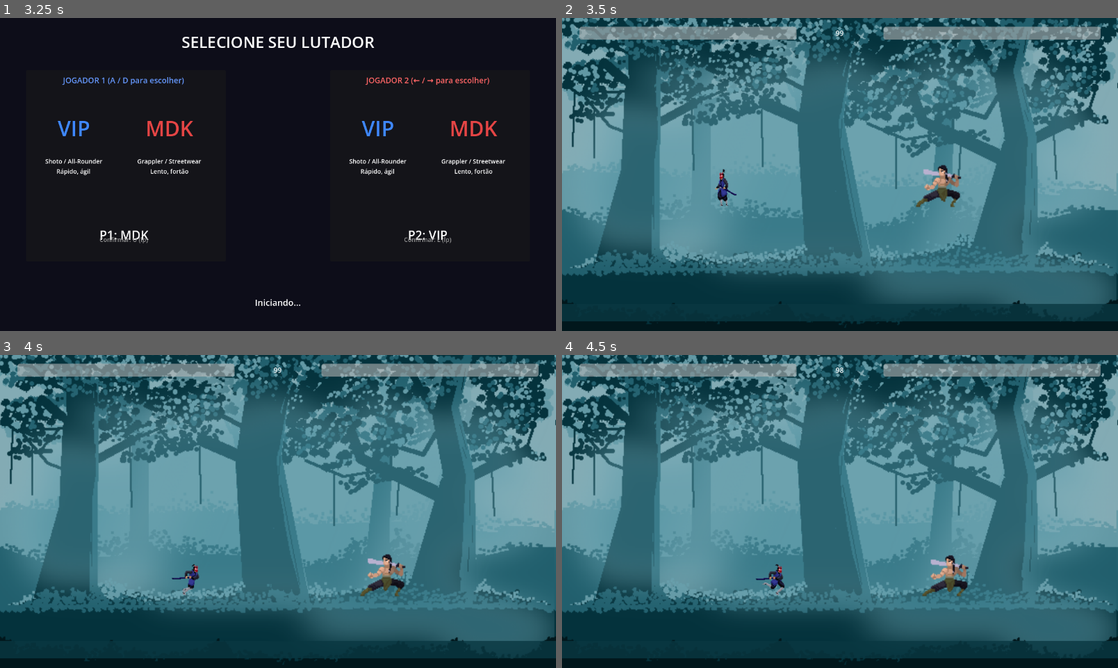
Above: before the commit, frames 1-4 (two rows, left to right).
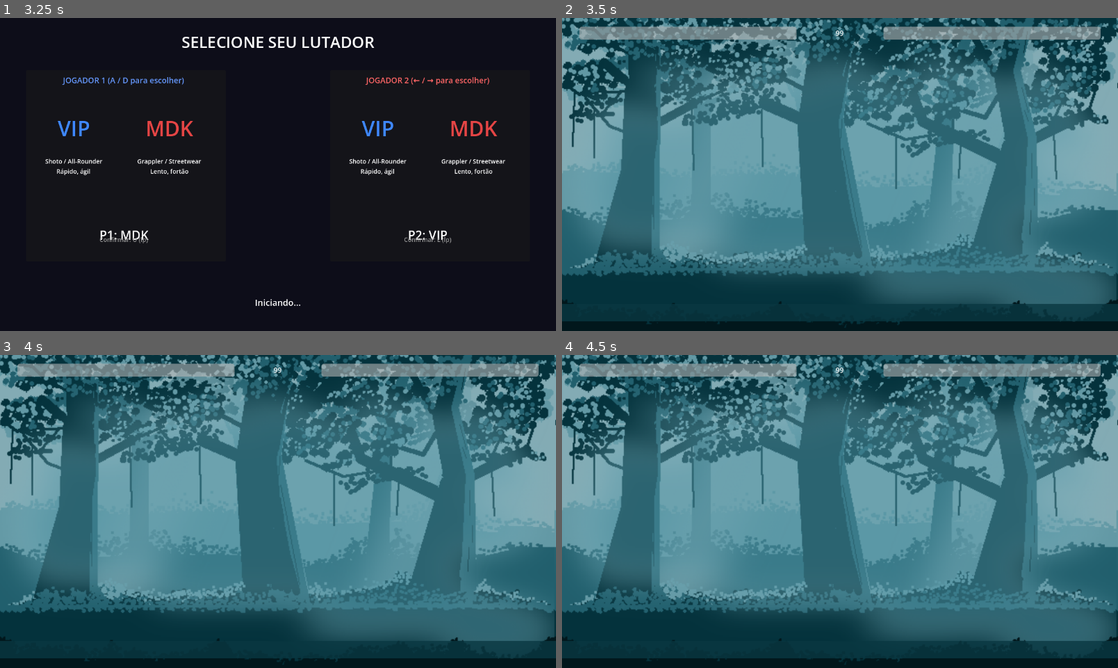
Above: after the commit, the same moments.

Repository: ARTvl32/Jogo-da-Firma
Game: Godot game, scene res://scenes/menus/MenuPrincipal.tscn
Same seed, same stepped clock (60 frames per second), same inputs: the game is played once before the commit and once after it.
Inputs:
- Up to frame 1 (3.25 s): click "VERSUS" at 0.5 s; tap Enter at 1.25, 2.75 s; hold U (p1_lp) 1.28-2.03 s; hold D (p1_right) 1.28-2.78 s; tap Space at 2 s; tap Left (p2_left) at 2.1 s; hold A (p1_left) from 2.78 s (still down); hold L (p2_lp) from 2.78 s (still down)
- Up to frame 2 (3.5 s): keep holding A (p1_left); keep holding L (p2_lp)
- Up to frame 3 (4 s): release A (p1_left) at 3.53 s; release L (p2_lp) at 3.53 s; hold D (p1_right) from 3.53 s (still down); tap Right (p2_right) at 3.6 s
- Up to frame 4 (4.5 s): keep holding D (p1_right); hold U (p1_lp) from 4.28 s (still down)

Frame 1 is identical in both runs. In frame 2, 0.7% of the frame differs, in the area x 27-72%, y 46-61%; in frame 3, 0.7%; in frame 4, 0.7%, in the area x 34-74%, y 4-78%.
Error after the commit: Parse Error: Class "GeradorSom" hides an autoload singleton. (res://scripts/sistemas/GeradorSom.gd:1)

Commit message:
feat(audio): sons procedurais via AudioStreamWAV (GeradorSom autoload)
GeradorSom sintetiza 7 sons na inicializacao sem assets externos:
hit_leve, hit_pesado, block, pulo, aterrissagem, morte, menu.
Tecnicas: ruido com envelope exponencial, soma de harmonicos,
seno com frequencia variavel. Seeds determinisicas (reprodutiveis).

FighterBase conecta os sons nos eventos de combate:
- acertar (leve/pesado por dano), bloquear, pular, aterrissar, morrer.

Diff:
--- a/project.godot
+++ b/project.godot
@@ -23,6 +23,7 @@
 [autoload]
 
 GameManager="*res://scripts/sistemas/GameManager.gd"
+GeradorSom="*res://scripts/sistemas/GeradorSom.gd"
 
 [display]
 
--- a/scripts/fighters/FighterBase.gd
+++ b/scripts/fighters/FighterBase.gd
@@ -103,6 +103,7 @@
 	if _input_just_pressed("up") and is_on_floor():
 		velocity.y = forca_pulo
 		combate.mudar_estado(ComponenteCombate.Estado.JUMP)
+		GeradorSom.tocar("pulo", -5.0)
 		return
 
 	if not is_on_floor():
@@ -147,6 +148,7 @@
 	else:
 		if e == ComponenteCombate.Estado.FALL or e == ComponenteCombate.Estado.JUMP:
 			combate.mudar_estado(ComponenteCombate.Estado.IDLE)
+			GeradorSom.tocar("aterrissagem", -6.0)
 
 func _atualizar_facing() -> void:
 	if not combate.pode_se_mover():
@@ -212,6 +214,7 @@
 		knockback.x = -knockback.x
 	alvo.receber_hit(self, dano, hitstun, blockstun, knockback)
 	combate.acertou.emit(alvo)
+	GeradorSom.tocar("hit_pesado" if dano >= 100 else "hit_leve")
 
 func receber_hit(atacante: FighterBase, dano: int, hitstun: int, blockstun: int, knockback: Vector2) -> void:
 	if combate.estado_atual == ComponenteCombate.Estado.DEATH:
@@ -220,6 +223,7 @@
 		blockstun_frames = blockstun
 		velocity.x = knockback.x * 0.3
 		_aplicar_hitstop(6)
+		GeradorSom.tocar("block")
 		return
 	vida.aplicar_dano(dano)
 	hitstun_frames = hitstun
@@ -237,6 +241,7 @@
 func _on_morreu() -> void:
 	combate.mudar_estado(ComponenteCombate.Estado.DEATH)
 	hitbox.desativar()
+	GeradorSom.tocar("morte", 3.0)
 
 func definir_oponente(outro: FighterBase) -> void:
 	conhece_oponente = outro
--- /dev/null
+++ b/scripts/sistemas/GeradorSom.gd
@@ -0,0 +1,119 @@
+class_name GeradorSom
+extends Node
+
+# === GeradorSom ===
+# Autoload — sintetiza sons de jogo de forma procedural (AudioStreamWAV).
+# Sem assets externos. Seeds determinísticas para reprodutibilidade.
+
+const TAXA_AMOSTRA: int = 44100
+
+var _streams: Dictionary = {}
+var _players: Array[AudioStreamPlayer] = []
+const NUM_PLAYERS: int = 8
+var _idx: int = 0
+
+func _ready() -> void:
+	for i in NUM_PLAYERS:
+		var p := AudioStreamPlayer.new()
+		add_child(p)
+		_players.append(p)
+	_gerar_todos()
+
+func _gerar_todos() -> void:
+	# Impactos: (duracao, freq_inicio, freq_fim, decaimento, mix_ruido)
+	_streams["hit_leve"]     = _gerar_impacto(0.08, 950.0, 320.0, 30.0, 0.72)
+	_streams["hit_pesado"]   = _gerar_impacto(0.18, 360.0,  75.0, 13.0, 0.82)
+	_streams["block"]        = _gerar_metalico(0.10)
+	_streams["pulo"]         = _gerar_whoosh(0.18, 100.0, 400.0)
+	_streams["aterrissagem"] = _gerar_impacto(0.07, 100.0,  35.0, 38.0, 0.58)
+	_streams["morte"]        = _gerar_impacto(0.45, 220.0,  50.0,  8.5, 0.88)
+	_streams["menu"]         = _gerar_bip(0.06, 880.0)
+
+func tocar(nome: String, volume_db: float = 0.0) -> void:
+	if not _streams.has(nome):
+		return
+	var p: AudioStreamPlayer = _players[_idx % NUM_PLAYERS]
+	_idx += 1
+	p.stream = _streams[nome]
+	p.volume_db = volume_db
+	p.play()
+
+# --- Síntese ---
+
+# Impacto genérico: ruído + seno com frequência caindo e envelope exponencial
+func _gerar_impacto(dur: float, f0: float, f1: float, decai: float, mix_r: float) -> AudioStreamWAV:
+	var n: int = int(TAXA_AMOSTRA * dur)
+	var data := PackedByteArray()
+	data.resize(n * 2)
+	var rng := RandomNumberGenerator.new()
+	rng.seed = int(f0 * 7.0 + f1 * 3.0 + decai)
+	for i in n:
+		var t: float = float(i) / TAXA_AMOSTRA
+		var env: float = exp(-decai * t)
+		var freq: float = lerp(f0, f1, float(i) / float(n))
+		var ruido: float = rng.randf_range(-1.0, 1.0)
+		var tom: float = sin(TAU * freq * t)
+		_write(data, i, (ruido * mix_r + tom * (1.0 - mix_r)) * env)
+	return _stream(data)
+
+# Block metálico: soma de harmônicos com ruído, decay rápido
+func _gerar_metalico(dur: float) -> AudioStreamWAV:
+	var n: int = int(TAXA_AMOSTRA * dur)
+	var data := PackedByteArray()
+	data.resize(n * 2)
+	var rng := RandomNumberGenerator.new()
+	rng.seed = 7777
+	for i in n:
+		var t: float = float(i) / TAXA_AMOSTRA
+		var env: float = exp(-34.0 * t)
+		var ruido: float = rng.randf_range(-1.0, 1.0)
+		var metal: float = (
+			sin(TAU * 760.0  * t) * 0.38 +
+			sin(TAU * 1240.0 * t) * 0.30 +
+			sin(TAU * 1950.0 * t) * 0.20 +
+			sin(TAU * 2900.0 * t) * 0.12
+		)
+		_write(data, i, (ruido * 0.42 + metal * 0.58) * env)
+	return _stream(data)
+
+# Whoosh de pulo: seno com frequência crescente + ruído, envelope sino
+func _gerar_whoosh(dur: float, f0: float, f1: float) -> AudioStreamWAV:
+	var n: int = int(TAXA_AMOSTRA * dur)
+	var data := PackedByteArray()
+	data.resize(n * 2)
+	var rng := RandomNumberGenerator.new()
+	rng.seed = 4242
+	var fase: float = 0.0
+	for i in n:
+		var prog: float = float(i) / float(n)
+		var env: float = sin(PI * prog) * 0.80
+		fase += TAU * lerp(f0, f1, prog) / TAXA_AMOSTRA
+		var ruido: float = rng.randf_range(-1.0, 1.0)
+		_write(data, i, (sin(fase) * 0.55 + ruido * 0.45) * env)
+	return _stream(data)
+
+# Bip de UI: seno puro com envelope sino
+func _gerar_bip(dur: float, freq: float) -> AudioStreamWAV:
+	var n: int = int(TAXA_AMOSTRA * dur)
+	var data := PackedByteArray()
+	data.resize(n * 2)
+	for i in n:
+		var t: float = float(i) / TAXA_AMOSTRA
+		var env: float = sin(PI * float(i) / float(n))
+		_write(data, i, sin(TAU * freq * t) * env * 0.65)
+	return _stream(data)
+
+# --- Auxiliares ---
+
+func _write(data: PackedByteArray, idx: int, valor: float) -> void:
+	var v: int = clampi(int(valor * 32767.0), -32768, 32767)
+	data[idx * 2]     = v & 0xFF
+	data[idx * 2 + 1] = (v >> 8) & 0xFF
+
+func _stream(data: PackedByteArray) -> AudioStreamWAV:
+	var s := AudioStreamWAV.new()
+	s.data = data
+	s.format = AudioStreamWAV.FORMAT_16_BIT
+	s.mix_rate = TAXA_AMOSTRA
+	s.stereo = false
+	return s
